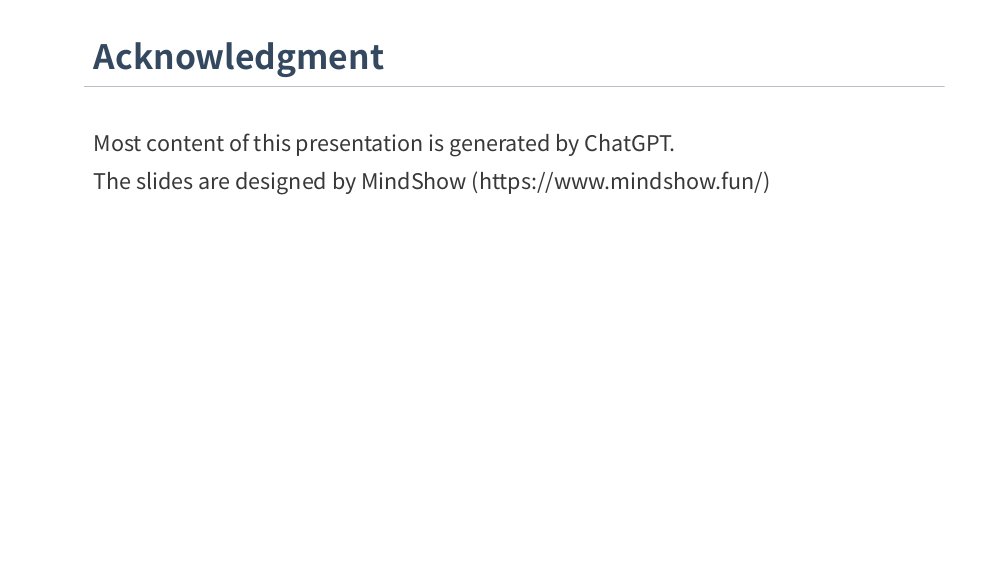
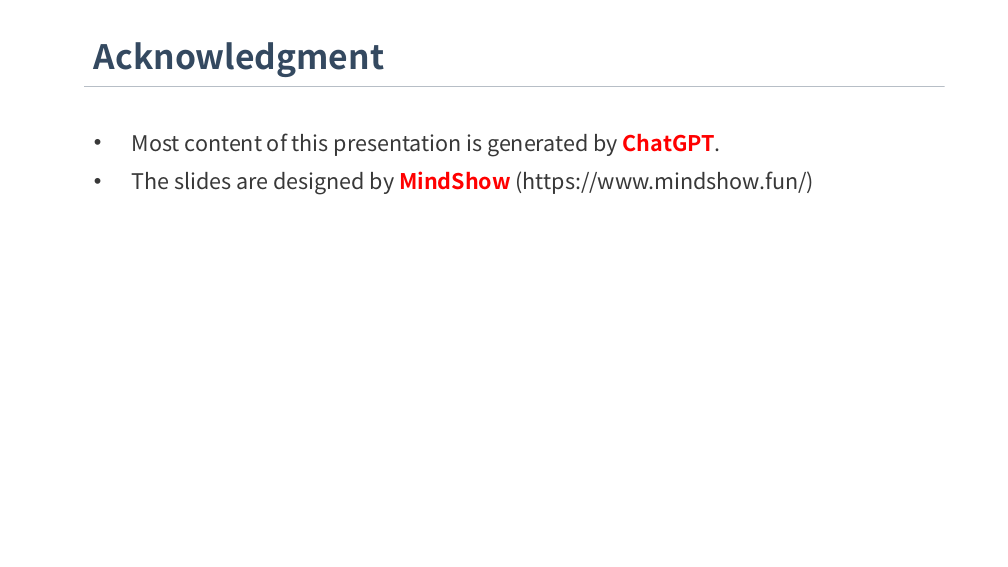
Before and after one commit to martian-yan/aigc_in_chemistry, a slide deck: slide 16 of What can AIGC tools do in a Chemistry Lab.pptx (slide 15 before the commit). Drawn at 1008x567 pixels with LibreOffice and Linux fonts; fonts in the diff are those of the drawing. Boxes give left, top, right and bottom in pixels: in the first picture for what was removed or moved away, otherwise in the second. Text is boxed around its words. In the diff, an @@ line names an element or a change of style, - is before the commit and + after.

```diff
--- a/What can AIGC tools do in a Chemistry Lab.pptx
+++ b/What can AIGC tools do in a Chemistry Lab.pptx
@@ text "Most content of this presentation ..." at (132, 133, 814, 195): text colour #383838 to #FF0000, bold on in "ChatGPT.", "MindShow" @@
```
Also in this commit, not shown: 6 other slides changed, 1 slide added, 1 other file.
